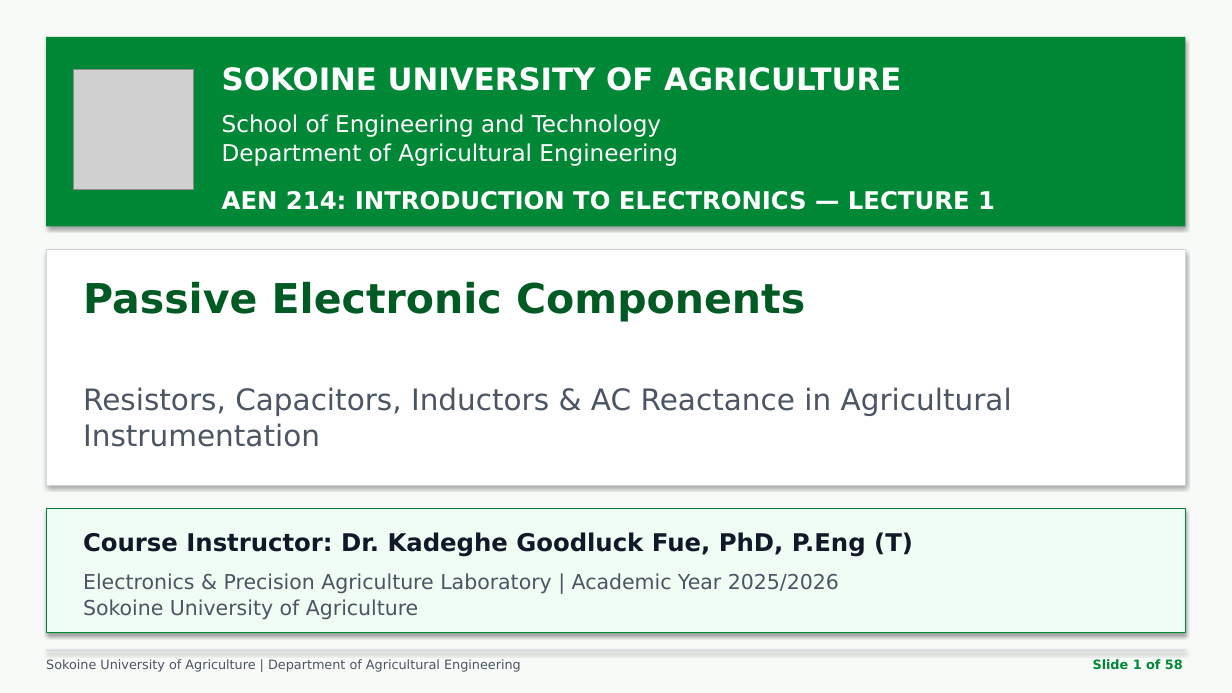
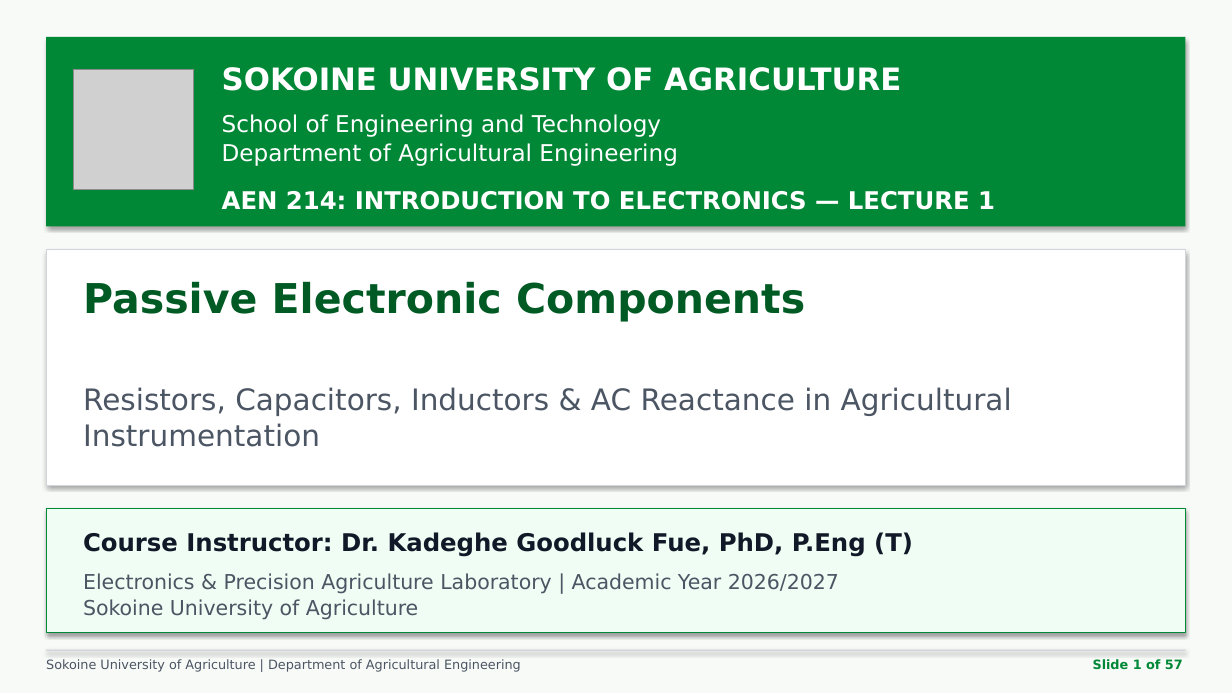
Before and after one commit to kadefue/Course_Notes, a slide deck: slide 1 of AEN 214/Lectures/AEN_214_Lecture_1.pptx. Drawn at 1232x693 pixels with LibreOffice and Linux fonts; fonts in the diff are those of the drawing; grey boxes stand for pictures. Boxes give left, top, right and bottom in pixels: in the first picture for what was removed or moved away, otherwise in the second. Text is boxed around its words. In the diff, an @@ line names an element or a change of style, - is before the commit and + after.

Commit message:
Update AEN 214 course materials for the 2026/2027 academic year
- Revised academic year references in README.md, build_outline.py, build_slides.py, compendium_base.py, and various slide scripts to reflect the 2026/2027 academic year.
- Updated the prescribed textbooks and reading list in README.md and build_outline.py to include new references and remove outdated ones.
- Adjusted laboratory preparation slides in slides_part1.py, slides_part2.py, and slides_part3.py to enhance clarity and relevance.
- Added unit tests in test_build_slides.py to verify the correct academic year is displayed on title slides.

```diff
--- a/AEN 214/Lectures/AEN_214_Lecture_1.pptx
+++ b/AEN 214/Lectures/AEN_214_Lecture_1.pptx
@@ text at bbox=[83, 573, 839, 620]: text changed @@
-Electronics & Precision Agriculture Laboratory | Academic Year 2025/2026
-Sokoine University of Agriculture
+Electronics & Precision Agriculture Laboratory | Academic Year 2026/2027
+Sokoine University of Agriculture
@@ text at bbox=[1093, 659, 1183, 669]: text changed @@
-Slide 1 of 58
+Slide 1 of 57
```
Also in this commit, not shown: 56 other slides changed, 1 slide removed, 35 other files.
